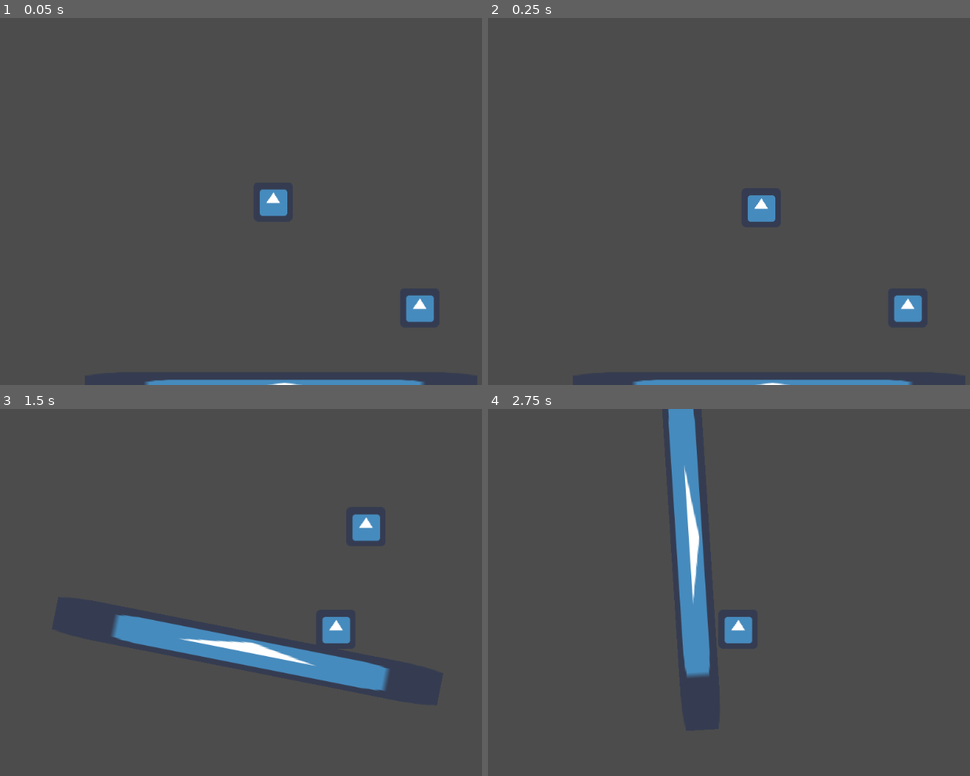
Above: before the commit, frames 1-4 (two rows, left to right).
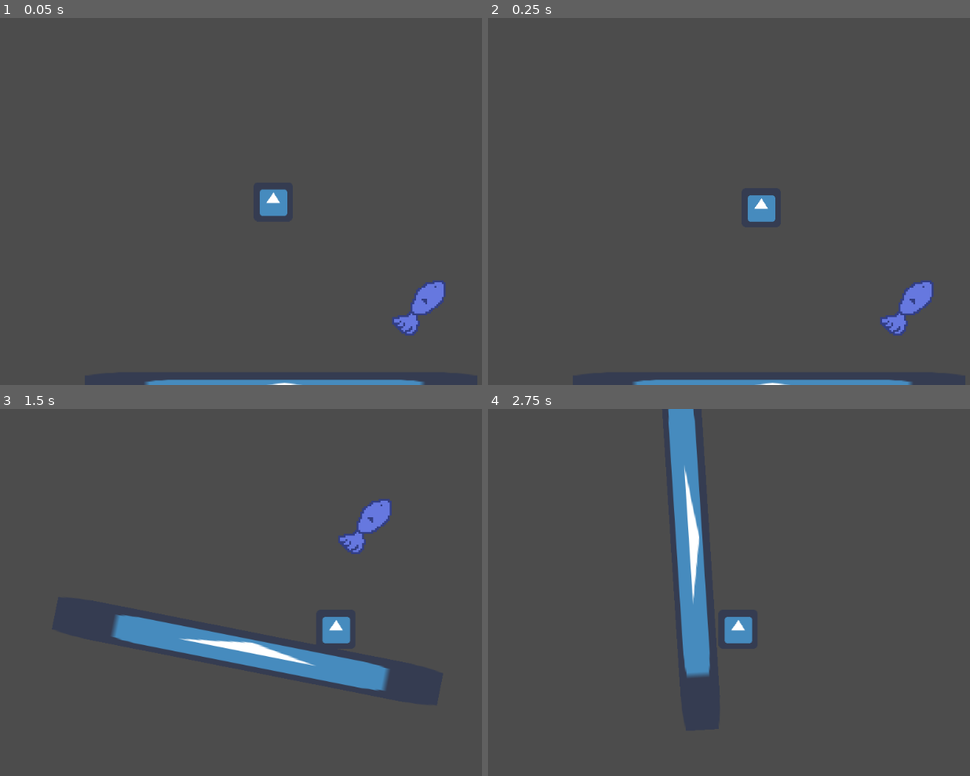
Above: after the commit, the same moments.

Repository: ArtlessAvian/ggj-2019
Game: Godot game, scene res://Temporary/RyanTest.tscn
Same seed, same stepped clock (60 frames per second), same inputs: the game is played once before the commit and once after it. The engine's default icon, where the game draws it, is replaced by a stand-in: a white triangle on a blue panel in a dark square.
Inputs:
- Up to frame 1 (0.05 s): no input
- Up to frame 2 (0.25 s): no input
- Up to frame 3 (1.5 s): hold D (ui_right) from 0.53 s (still down)
- Up to frame 4 (2.75 s): release D (ui_right) at 2.03 s; hold A (ui_left) from 2.03 s (still down)

The runs differ from the first frame. In frame 1, 0.9% of the frame differs, in the area x 81-93%, y 71-87%; in frame 2, 0.9%; in frame 3, 0.9%, in the area x 70-82%, y 24-40%; in frame 4, nothing differs.

Commit message:
Added fish collect anim

Diff:
--- /dev/null
+++ b/Game/LevelElement/Fish.gd
@@ -0,0 +1,20 @@
+extends Area2D
+
+# class member variables go here, for example:
+# var a = 2
+# var b = "textvar"
+
+func _ready():
+	# Called when the node is added to the scene for the first time.
+	# Initialization here
+	pass
+
+#func _process(delta):
+#	# Called every frame. Delta is time since last frame.
+#	# Update game logic here.
+#	pass
+
+
+func _on_Fish_body_entered(body):
+	$AnimationPlayer.play("collect")
+	pass # replace with function body
--- a/Game/LevelElement/Fish.tscn
+++ b/Game/LevelElement/Fish.tscn
@@ -1,12 +1,33 @@
-[gd_scene load_steps=2 format=2]
+[gd_scene load_steps=5 format=2]
 
-[ext_resource path="res://icon.png" type="Texture" id=1]
+[ext_resource path="res://Game/LevelElement/Fish.gd" type="Script" id=1]
+[ext_resource path="res://Assets/temp/fish_temp.png" type="Texture" id=2]
 
-[node name="Fish" type="Sprite" index="0"]
+[sub_resource type="RectangleShape2D" id=1]
 
-texture = ExtResource( 1 )
+custom_solver_bias = 0.0
+extents = Vector2( 44.616, 45.4651 )
 
-[node name="Area2D" type="Area2D" parent="." index="0"]
+[sub_resource type="Animation" id=2]
+
+resource_name = "collect"
+length = 1.2
+loop = false
+step = 0.1
+tracks/0/type = "value"
+tracks/0/path = NodePath("FishSprite:scale")
+tracks/0/interp = 1
+tracks/0/loop_wrap = true
+tracks/0/imported = false
+tracks/0/enabled = true
+tracks/0/keys = {
+"times": PoolRealArray( 0, 0.5, 1, 1.2 ),
+"transitions": PoolRealArray( 1, 1, 1, 1 ),
+"update": 0,
+"values": [ Vector2( 0.1, 0.1 ), Vector2( -0.1, 0.1 ), Vector2( 0.1, 0.1 ), Vector2( 1e-005, 0.1 ) ]
+}
+
+[node name="Fish" type="Area2D" index="0"]
 
 input_pickable = true
 gravity_vec = Vector2( 0, 1 )
@@ -15,5 +36,28 @@
 angular_damp = 1.0
 audio_bus_override = false
 audio_bus_name = "Master"
+script = ExtResource( 1 )
 
-[node name="CollisionShape2D" type="CollisionShape2D" parent="Area2D" index="0"]
+[node name="FishSprite" type="Sprite" parent="." index="0"]
+
+scale = Vector2( 0.1, 0.1 )
+texture = ExtResource( 2 )
+_sections_unfolded = [ "Transform" ]
+
+[node name="CollisionShape2D" type="CollisionShape2D" parent="." index="1"]
+
+position = Vector2( -1.52264, 0 )
+shape = SubResource( 1 )
+_sections_unfolded = [ "Transform" ]
+
+[node name="AnimationPlayer" type="AnimationPlayer" parent="." index="2"]
+
+root_node = NodePath("..")
+autoplay = ""
+playback_process_mode = 1
+playback_default_blend_time = 0.0
+playback_speed = 1.0
+anims/collect = SubResource( 2 )
+blend_times = [  ]
+
+[connection signal="body_entered" from="." to="." method="_on_Fish_body_entered"]
Binary file added: Assets/temp/fish_temp.png
Not shown, added: Assets/temp/fish_temp.png.import
